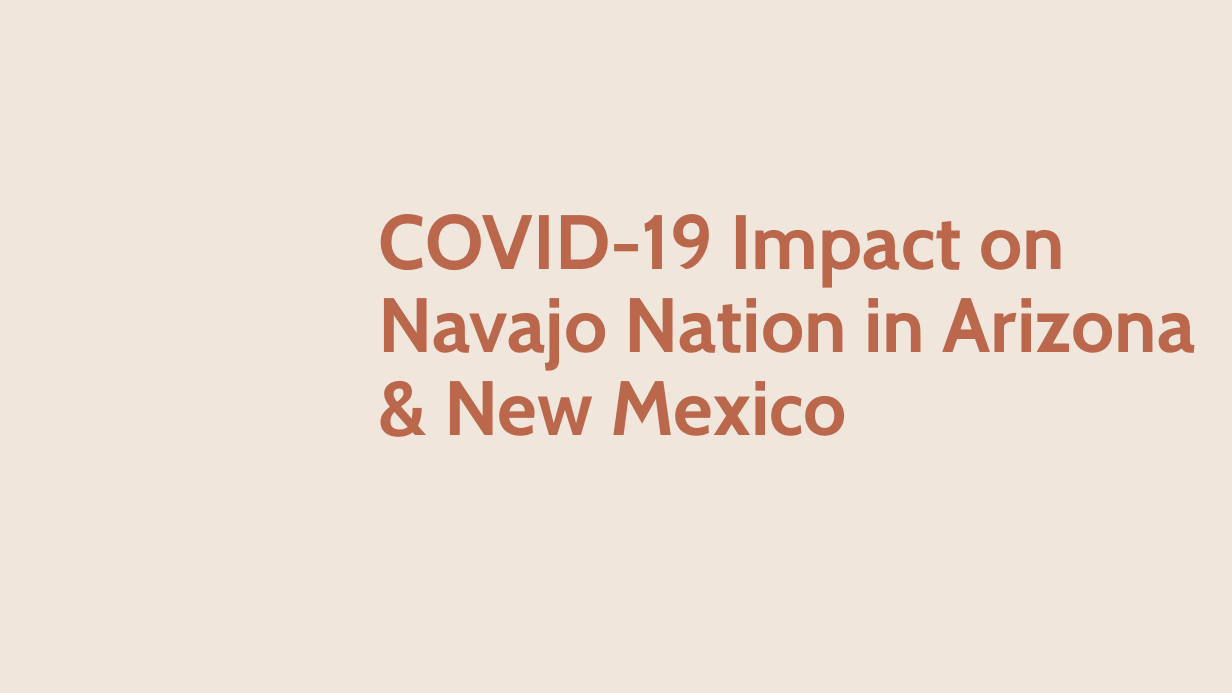
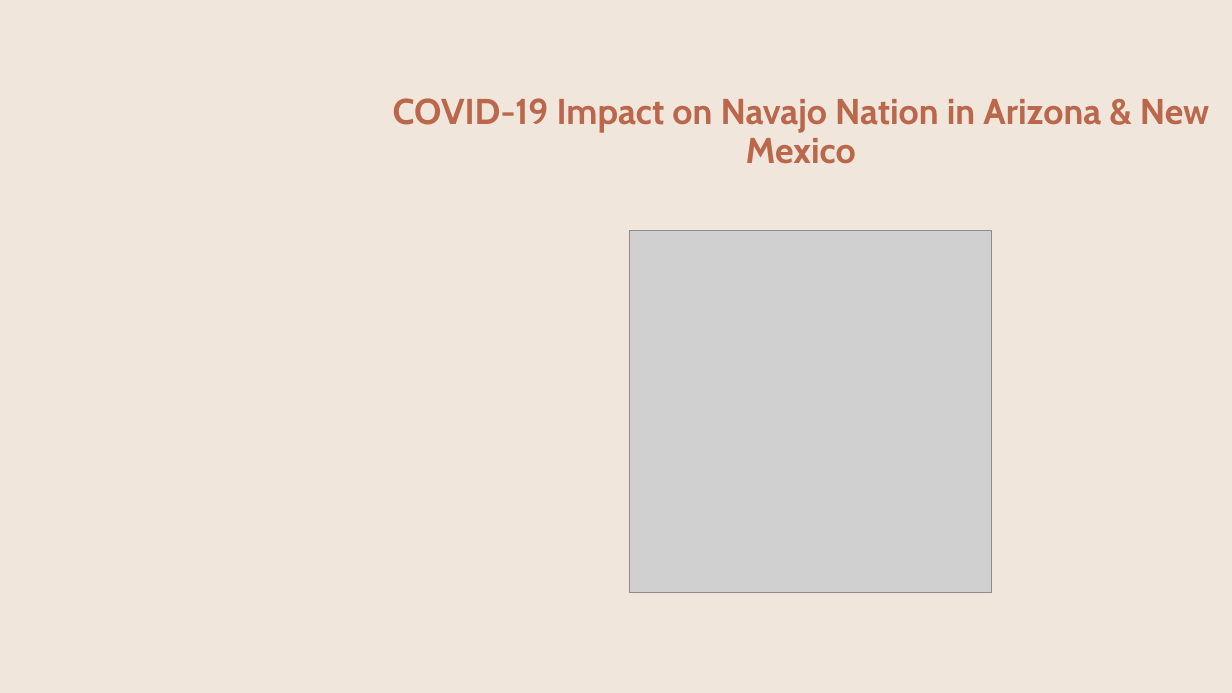
Before and after one commit to CCostenbader/Covid-19-effects-on-the-Navajo-Nation-Indian-Tribe, a slide deck: slide 1 of FinalPP.pptx. Drawn at 1232x693 pixels with LibreOffice and Linux fonts; fonts in the diff are those of the drawing; grey boxes stand for pictures; background and template pictures are left out. Boxes give left, top, right and bottom in pixels: in the first picture for what was removed or moved away, otherwise in the second. Text is boxed around its words. In the diff, an @@ line names an element or a change of style, - is before the commit and + after.

```diff
--- a/FinalPP.pptx
+++ b/FinalPP.pptx
@@ title "COVID-19 Impact on Navajo Nation ...": place and size @@
-title "COVID-19 Impact on Navajo Nation ..." at [379, 214, 1196, 436]
+title "COVID-19 Impact on Navajo Nation ..." at [393, 98, 1209, 164]
@@ title "COVID-19 Impact on Navajo Nation ..." at [393, 98, 1209, 164]: size 60 to 28 pt; alignment left to centre @@
@@ picture added at [629, 231, 992, 593] @@
```
Also in this commit, not shown: 4 other slides changed, 41 slides added, 6 slides removed, 1 other file.
